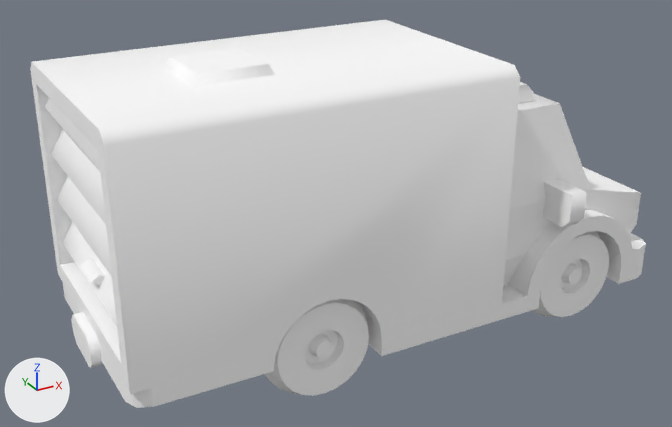
The glTF model client/public/cars/van_courier_kenney.glb: old version first, new version second.
Before and after are seen from a 50 mm camera at (-4.05, -6.78, 4.59) aimed at (-0.29, 0.06, 1.17). The axes (+X, +Y, +Z) are drawn at lower left. The lights are the same throughout. The picture after the commit comes second. Where no turn or scale is listed for an object, it has been applied to the vertices. Vertices at exactly the same position are counted once.

The scene before the commit, as lines of its bpy script (objects in view):
```python
mat_colormap = principled_material('colormap')
mat_colormap.base_color = (1.0, 1.0, 1.0)  # white #ffffff
mat_colormap.roughness = 1.0
me_body = bpy.data.meshes.new('body')
me_body.from_pydata(...)  # 378 vertices, 730 faces; spans x -2.7..2.7, y -1.25..1.25, z -1.25..1.25
me_body.materials.append(mat_colormap)  # white #ffffff
me_door = bpy.data.meshes.new('door')
me_door.from_pydata(...)  # 28 vertices, 34 faces; spans x -0.08..0.08, y -0.91..0.91, z -0.83..0.83
me_door.materials.append(mat_colormap)  # white #ffffff
me_wheel_front_right = bpy.data.meshes.new('wheel-front-right')
me_wheel_front_right.from_pydata(...)  # 240 vertices, 428 faces; spans x -0.498..0.498, y -0.249..0.249, z -0.498..0.498
me_wheel_front_right.materials.append(mat_colormap)  # white #ffffff
me_wheel_front_right_001 = bpy.data.meshes.new('wheel-front-right.001')
me_wheel_front_right_001.from_pydata(...)  # 240 vertices, 428 faces; spans x -0.498..0.498, y -0.249..0.249, z -0.498..0.498
me_wheel_front_right_001.materials.append(mat_colormap)  # white #ffffff
ob_body = bpy.data.objects.new('body', me_body)
ob_body.location = (0.0, 0.0, 1.495)
ob_door = bpy.data.objects.new('door', me_door)
ob_door.location = (-2.527, 0.0, 1.662)
ob_wheel_back_right = bpy.data.objects.new('wheel-back-right', me_wheel_front_right_001)
ob_wheel_back_right.location = (-0.972, -0.748, 0.498)
ob_wheel_front_right = bpy.data.objects.new('wheel-front-right', me_wheel_front_right)
ob_wheel_front_right.location = (1.72, -0.748, 0.498)
```
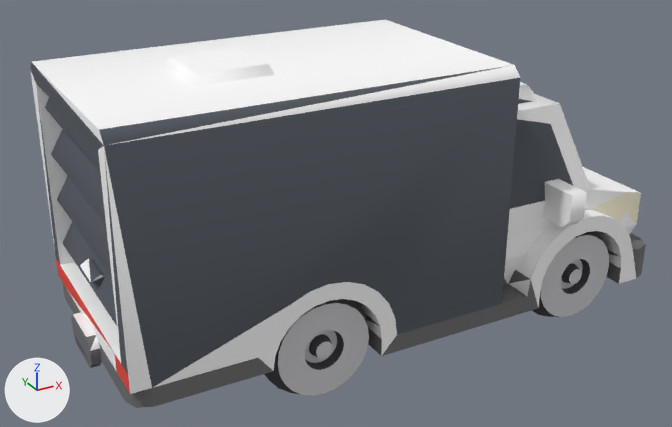
Boxes [x1, y1, x2, y2] around the edits, measured in the pictures (672 x 427 px):
```json
{"object": "body", "change": "recoloured", "before": [30, 61, 646, 408], "after": [30, 61, 646, 408], "on screen": "darker"}
{"object": "wheel-back-right", "change": "recoloured", "before": [264, 299, 369, 396], "after": [264, 299, 369, 396], "on screen": "darker"}
{"object": "door", "change": "recoloured", "before": [45, 98, 117, 326], "after": [45, 98, 117, 326], "on screen": "darker"}
{"object": "wheel-front-right", "change": "recoloured", "before": [532, 231, 609, 317], "after": [532, 231, 609, 317], "on screen": "darker"}
```

Edits to the scene script, one JSON object a line:
```json
{"block": "mat_colormap", "where": "n0 = _N.new('ShaderNodeBsdfPrincipled'); n0.name = 'Principled BSDF'"}
{"op": "remove", "block": "mat_colormap", "code": "n0.inputs[0].default_value = (1.0, 1.0, 1.0, 1.0)  # 'Base Color', white #ffffff"}
{"op": "add", "block": "mat_colormap", "code": "n2 = _N.new('ShaderNodeVertexColor'); n2.name = 'Color Attribute'"}
{"op": "add", "block": "mat_colormap", "code": "_L.new(n2.outputs[0], n0.inputs[0])  # 'Color' to 'Base Color'"}
{"block": "me_wheel_front_right_001", "where": "me_wheel_front_right_001.from_pydata(...)  # 240 vertices, 428 faces; spans x -0.498..0.498, y -0.249..0.249, z -0.498..0.498"}
{"block": "me_wheel_front_right_001", "where": "# used by ob_wheel_back_right; location = (-0.972, -0.748, 0.498)"}
{"block": "me_wheel_front_right_001", "change": "me_wheel_front_right_001 part 1: vertex colours changed"}
{"block": "me_body", "where": "me_body.from_pydata(...)  # 378 vertices, 730 faces; spans x -2.7..2.7, y -1.25..1.25, z -1.25..1.25"}
{"block": "me_body", "where": "# used by ob_body; location = (0.0, 0.0, 1.495)"}
{"block": "me_body", "change": "me_body part 2: vertex colours changed"}
```
